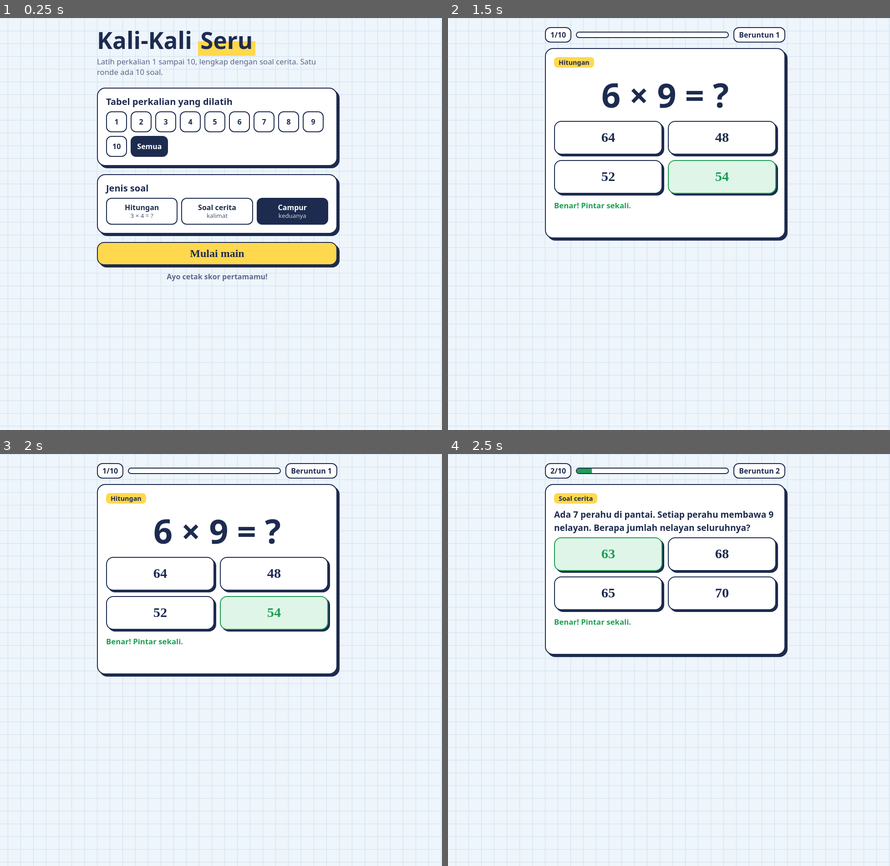
Above: before the commit, frames 1-4 (two rows, left to right).
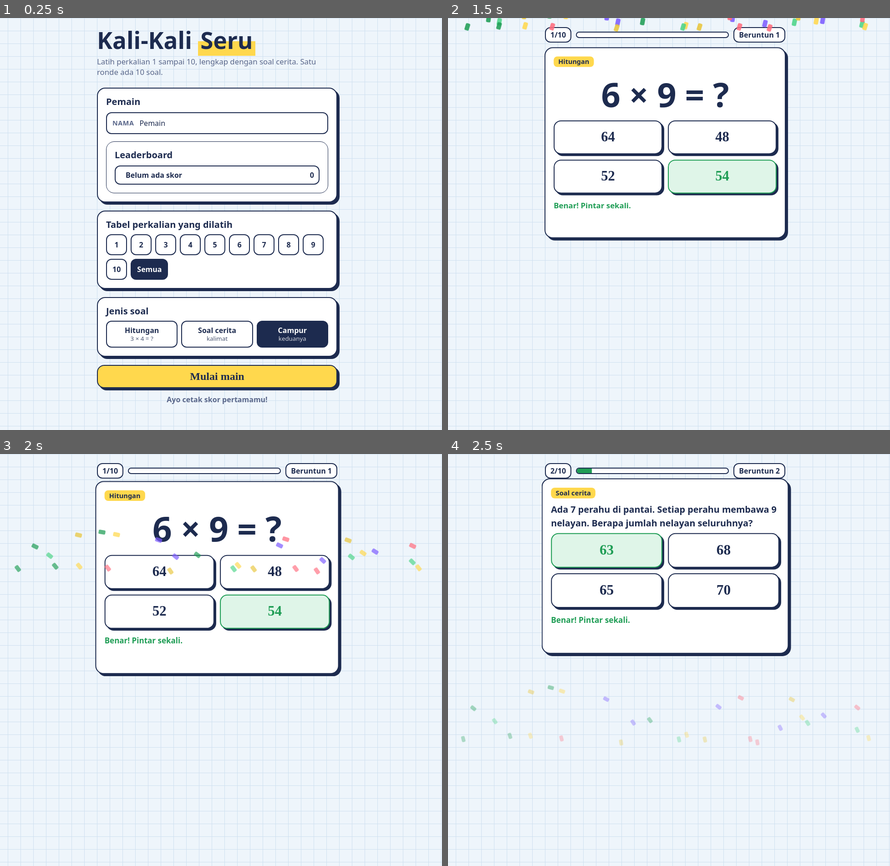
Above: after the commit, the same moments.

Repository: smpnsatapsusukan-hub/gamebuatkannazganteng
Game: browser game, page index.html
Same seed, same stepped clock (60 frames per second), same inputs: the game is played once before the commit and once after it.
Inputs:
- Up to frame 1 (0.25 s): no input
- Up to frame 2 (1.5 s): click "Mulai main" at 0.27 s; click "54" at 1.27 s
- Up to frame 3 (2 s): no input
- Up to frame 4 (2.5 s): click "63" at 2.47 s

The runs differ from the first frame. In frame 1, 15% of the frame differs, in the area x 21-77%, y 19-94%; in frame 2, 2.0%; in frame 3, 4.1%; in frame 4, 6.3%.

Commit message:
Add educational game with sound effects, celebration animations, and leaderboard

Diff:
--- a/index.html
+++ b/index.html
@@ -14,29 +14,33 @@
 <title>Kali-Kali Seru: Latihan Perkalian</title>
 <link href="https://fonts.googleapis.com/css2?family=Baloo+2:wght@600;800&family=Nunito:wght@500;700&display=swap" rel="stylesheet">
 <style>
-:root{--bg:#eef5fb;--grid:#cfe0f0;--ink:#1d2b4f;--card:#fff;--muted:#5a678a;--ok:#1f9d55;--okbg:#dff5e8;--bad:#d6293e;--badbg:#fde4e7;--hl:#ffd84d;--line:#b9cde3;
-box-sizing:border-box;padding-top:env(safe-area-inset-top,0px);padding-bottom:env(safe-area-inset-bottom,0px)}
-@media (prefers-color-scheme:dark){:root:not([data-theme="light"]){--bg:#141b2e;--grid:#1f2a45;--ink:#eaf0ff;--card:#1d2742;--muted:#9fb0d6;--ok:#4cd488;--okbg:#17382b;--bad:#ff6b7d;--badbg:#401a24;--hl:#e8c53a;--line:#33436b}}
-:root[data-theme="dark"]{--bg:#141b2e;--grid:#1f2a45;--ink:#eaf0ff;--card:#1d2742;--muted:#9fb0d6;--ok:#4cd488;--okbg:#17382b;--bad:#ff6b7d;--badbg:#401a24;--hl:#e8c53a;--line:#33436b}
+:root{
+  --bg:#eef5fb;--grid:#cfe0f0;--ink:#1d2b4f;--card:#fff;--muted:#5a678a;--ok:#1f9d55;--okbg:#dff5e8;--bad:#d6293e;--badbg:#fde4e7;--hl:#ffd84d;--line:#b9cde3;--accent:#7c5cff;
+  box-sizing:border-box;padding-top:env(safe-area-inset-top,0px);padding-bottom:env(safe-area-inset-bottom,0px)
+}
+@media (prefers-color-scheme:dark){:root:not([data-theme="light"]){--bg:#141b2e;--grid:#1f2a45;--ink:#eaf0ff;--card:#1d2742;--muted:#9fb0d6;--ok:#4cd488;--okbg:#17382b;--bad:#ff6b7d;--badbg:#401a24;--hl:#e8c53a;--line:#33436b;--accent:#9f8cff}}
+:root[data-theme="dark"]{--bg:#141b2e;--grid:#1f2a45;--ink:#eaf0ff;--card:#1d2742;--muted:#9fb0d6;--ok:#4cd488;--okbg:#17382b;--bad:#ff6b7d;--badbg:#401a24;--hl:#e8c53a;--line:#33436b;--accent:#9f8cff}
 *{box-sizing:border-box}
 html{scroll-padding-top:env(safe-area-inset-top,0px)}
 body{margin:0;min-height:100vh;font-family:'Nunito',system-ui,sans-serif;color:var(--ink);background-color:var(--bg);
-background-image:linear-gradient(var(--grid) 1px,transparent 1px),linear-gradient(90deg,var(--grid) 1px,transparent 1px);background-size:28px 28px}
+background-image:linear-gradient(var(--grid) 1px,transparent 1px),linear-gradient(90deg,var(--grid) 1px,transparent 1px);background-size:28px 28px;overflow-x:hidden}
 main{max-width:560px;margin:0 auto;padding:20px 16px 40px}
 h1,h2,.big{font-family:'Baloo 2',system-ui,sans-serif;margin:0;line-height:1.1}
 h1{font-size:clamp(2.2rem,9vw,3.2rem);font-weight:800}
 h1 span{background:linear-gradient(transparent 55%,var(--hl) 55%);padding:0 .1em}
 .sub{color:var(--muted);margin:.5rem 0 1.4rem;font-size:1.05rem}
-.card{background:var(--card);border:2px solid var(--ink);border-radius:18px;padding:18px;box-shadow:5px 5px 0 var(--ink);margin-bottom:18px}
+.card{background:var(--card);border:2px solid var(--ink);border-radius:18px;padding:18px;box-shadow:5px 5px 0 var(--ink);margin-bottom:18px;position:relative;overflow:hidden}
 .card h2{font-size:1.25rem;margin-bottom:10px}
 .chips{display:flex;flex-wrap:wrap;gap:8px}
-.chip,.seg button{font:inherit;font-weight:700;border:2px solid var(--ink);background:var(--card);color:var(--ink);border-radius:12px;min-width:46px;height:46px;padding:0 12px;cursor:pointer}
+.chip,.seg button{font:inherit;font-weight:700;border:2px solid var(--ink);background:var(--card);color:var(--ink);border-radius:12px;min-width:46px;height:46px;padding:0 12px;cursor:pointer;transition:transform .1s ease, background .2s ease;}
+.chip:active,.seg button:active,.opt:active:not(:disabled),.go:active{transform:translate(2px,2px)}
 .chip[aria-pressed="true"],.seg button[aria-pressed="true"]{background:var(--ink);color:var(--card)}
 .seg{display:grid;grid-template-columns:repeat(3,1fr);gap:8px}
 .seg button{height:auto;padding:10px 6px;line-height:1.2}
 .seg small{display:block;font-weight:500;opacity:.8}
 button:focus-visible{outline:3px solid var(--hl);outline-offset:2px}
 .go{width:100%;font-family:'Baloo 2';font-size:1.5rem;font-weight:800;border:2px solid var(--ink);background:var(--hl);color:#1d2b4f;border-radius:16px;padding:10px;cursor:pointer;box-shadow:5px 5px 0 var(--ink);transition:transform .08s ease,box-shadow .08s ease}
+.go.alt{background:var(--card);color:var(--ink)}
 .go:active{transform:translate(3px,3px);box-shadow:2px 2px 0 var(--ink)}
 .best{text-align:center;color:var(--muted);margin-top:14px;font-weight:700}
 .hud{display:flex;justify-content:space-between;align-items:center;gap:10px;margin-bottom:12px;font-weight:700}
@@ -62,17 +66,42 @@
 .weak{display:flex;flex-wrap:wrap;gap:8px;margin-top:8px}
 .weak span{border:2px solid var(--bad);color:var(--bad);border-radius:10px;padding:4px 10px;font-weight:700;background:var(--badbg)}
 .row{display:flex;gap:10px}.row .go{font-size:1.2rem;box-shadow:4px 4px 0 var(--ink)}
-.alt{background:var(--card);color:var(--ink)}
 .hide{display:none!important}
+.field{display:flex;align-items:center;gap:10px;margin:12px 0 16px;border:2px solid var(--ink);border-radius:12px;padding:10px 12px;background:var(--card)}
+.field input{flex:1;border:none;background:transparent;font:inherit;color:var(--ink);font-size:1rem;outline:none}
+.field label{font-weight:800;font-size:.9rem;letter-spacing:.04em;text-transform:uppercase;color:var(--muted)}
+.leaderboard{list-style:none;padding:0;margin:12px 0 0;display:flex;flex-direction:column;gap:8px}
+.leaderboard li{display:flex;justify-content:space-between;align-items:center;padding:8px 10px;border:2px solid var(--ink);border-radius:12px;background:rgba(255,255,255,.18)}
+.rank{font-weight:800;background:var(--hl);color:#1d2b4f;border-radius:8px;padding:4px 8px;min-width:32px;text-align:center}
+.name{font-weight:700;flex:1;margin:0 12px}
+.score-pill{font-weight:800;color:var(--ink)}
+.confetti-layer{position:fixed;inset:0;pointer-events:none;overflow:hidden;z-index:20}
+.confetti{position:absolute;top:-20px;width:10px;height:16px;border-radius:3px;opacity:.9;animation:fall 1.6s ease-in forwards}
+@keyframes fall{0%{transform:translate3d(0,0,0) rotate(0deg) scale(1)}100%{transform:translate3d(var(--dx), 110vh, 0) rotate(540deg) scale(.7);opacity:0}}
+@keyframes floatBreathe{0%,100%{transform:translateY(0) scale(1)}50%{transform:translateY(-8px) scale(1.03)}}
+.pulse{animation:floatBreathe 1.4s ease-in-out infinite}
 @media (prefers-reduced-motion:reduce){*{animation:none!important;transition:none!important}}
 </style>
 </head>
 <body>
+<div id="confettiLayer" class="confetti-layer" aria-hidden="true"></div>
 <main>
 
 <section id="home">
   <h1>Kali-Kali <span>Seru</span></h1>
   <p class="sub">Latih perkalian 1 sampai 10, lengkap dengan soal cerita. Satu ronde ada 10 soal.</p>
+
+  <div class="card">
+    <h2>Pemain</h2>
+    <div class="field">
+      <label for="playerName">Nama</label>
+      <input id="playerName" maxlength="18" placeholder="Masukkan namamu" value="Pemain">
+    </div>
+    <div class="card" style="margin:0;border-width:1px;box-shadow:none;">
+      <h2 style="margin-bottom:10px;">Leaderboard</h2>
+      <ul id="leaderboard" class="leaderboard"></ul>
+    </div>
+  </div>
 
   <div class="card">
     <h2>Tabel perkalian yang dilatih</h2>
@@ -99,7 +128,7 @@
     <div class="bar"><i id="prog"></i></div>
     <span class="pill" id="streak">Beruntun 0</span>
   </div>
-  <div class="card">
+  <div class="card pulse">
     <span class="tag" id="tag">Hitungan</span>
     <div id="qbox"></div>
     <div class="opts" id="opts"></div>
@@ -131,7 +160,12 @@
 const R=(a,b)=>Math.floor(Math.random()*(b-a+1))+a;
 const shuffle=a=>{for(let i=a.length-1;i>0;i--){const j=R(0,i);[a[i],a[j]]=[a[j],a[i]]}return a};
 
-// Template soal cerita: a = banyak kelompok, b = isi tiap kelompok
+const LEADERBOARD_KEY='kali-seru-leaderboard';
+const BEST_KEY='kali-seru-best';
+const S={tables:new Set(),mode:'mix',qs:[],i:0,score:0,streak:0,wrong:[],locked:false};
+let deferredPrompt = null;
+let audioCtx = null;
+
 const STORIES=[
   (a,b)=>`Ibu membeli ${a} kantong jeruk. Setiap kantong berisi ${b} buah jeruk. Berapa jumlah jeruk seluruhnya?`,
   (a,b)=>`Di kelas ada ${a} baris meja. Setiap baris terdiri dari ${b} meja. Berapa banyak meja di kelas itu?`,
@@ -147,11 +181,97 @@
   (a,b)=>`Pak Tani menanam ${a} baris jagung. Setiap baris ada ${b} batang jagung. Berapa batang jagung yang ia tanam?`
 ];
 
-const S={tables:new Set(),mode:'mix',qs:[],i:0,score:0,streak:0,wrong:[],locked:false};
-let bestKey='kali-seru-best';
-let deferredPrompt = null;
-
-// Beranda
+function getLeaderBoard(){
+  try {
+    const raw = JSON.parse(localStorage.getItem(LEADERBOARD_KEY) || '[]');
+    return Array.isArray(raw) ? raw : [];
+  } catch {
+    return [];
+  }
+}
+
+function saveLeaderboard(entry){
+  const data = getLeaderBoard();
+  data.push(entry);
+  data.sort((a,b)=>b.score-a.score || a.name.localeCompare(b.name));
+  const trimmed = data.slice(0,5);
+  localStorage.setItem(LEADERBOARD_KEY, JSON.stringify(trimmed));
+  renderLeaderboard();
+}
+
+function renderLeaderboard(){
+  const list = $('leaderboard');
+  const rows = getLeaderBoard();
+  if (!rows.length) {
+    list.innerHTML = '<li><span class="name">Belum ada skor</span><span class="score-pill">0</span></li>';
+    return;
+  }
+  list.innerHTML = rows.map((row,index)=>`
+    <li>
+      <span class="rank">${index+1}</span>
+      <span class="name">${escapeHtml(row.name)}</span>
+      <span class="score-pill">${row.score}/10</span>
+    </li>
+  `).join('');
+}
+
+function escapeHtml(str=''){
+  return String(str)
+    .replace(/&/g,'&amp;')
+    .replace(/</g,'&lt;')
+    .replace(/>/g,'&gt;')
+    .replace(/"/g,'&quot;')
+    .replace(/'/g,'&#039;');
+}
+
+function ensureAudio(){
+  if (!audioCtx) {
+    const AudioCtx = window.AudioContext || window.webkitAudioContext;
+    if (AudioCtx) audioCtx = new AudioCtx();
+  }
+  if (audioCtx && audioCtx.state === 'suspended') audioCtx.resume();
+}
+
+function playTone(freq, duration, type='sine', volume=0.06){
+  ensureAudio();
+  if (!audioCtx) return;
+  const osc = audioCtx.createOscillator();
+  const gain = audioCtx.createGain();
+  osc.type = type;
+  osc.frequency.value = freq;
+  gain.gain.value = volume;
+  osc.connect(gain);
+  gain.connect(audioCtx.destination);
+  osc.start();
+  gain.gain.setValueAtTime(volume, audioCtx.currentTime);
+  gain.gain.exponentialRampToValueAtTime(0.001, audioCtx.currentTime + duration);
+  osc.stop(audioCtx.currentTime + duration);
+}
+
+function playCorrect(){
+  playTone(740, 0.12, 'triangle', 0.08);
+  setTimeout(()=>playTone(930, 0.12, 'triangle', 0.07), 90);
+}
+
+function playWrong(){
+  playTone(180, 0.2, 'sawtooth', 0.06);
+}
+
+function burstConfetti(){
+  const layer = $('confettiLayer');
+  for (let i = 0; i < 28; i++) {
+    const dot = document.createElement('span');
+    dot.className = 'confetti';
+    const colors = ['#ffd84d', '#7c5cff', '#1f9d55', '#ff6b7d', '#4cd488', '#e8c53a'];
+    dot.style.background = colors[i % colors.length];
+    dot.style.left = (Math.random() * 80 + 10) + 'vw';
+    dot.style.setProperty('--dx', (Math.random() * 120 - 60) + 'px');
+    dot.style.animationDelay = (Math.random() * 0.15) + 's';
+    layer.appendChild(dot);
+    setTimeout(()=>dot.remove(), 1800);
+  }
+}
+
 const chips=$('chips');
 [...Array(10)].forEach((_,k)=>{const b=document.createElement('button');b.className='chip';b.textContent=k+1;b.setAttribute('aria-pressed','false');b.onclick=()=>{toggle(k+1)};chips.appendChild(b)});
 const all=document.createElement('button');all.className='chip';all.textContent='Semua';all.setAttribute('aria-pressed','true');chips.appendChild(all);
@@ -159,8 +279,7 @@
 function toggle(n){S.tables.has(n)?S.tables.delete(n):S.tables.add(n);sync()}
 function sync(){[...chips.children].slice(0,10).forEach((c,k)=>c.setAttribute('aria-pressed',S.tables.has(k+1)));all.setAttribute('aria-pressed',S.tables.size===0)}
 $('modes').onclick=e=>{const b=e.target.closest('button');if(!b)return;S.mode=b.dataset.m;[...$('modes').children].forEach(x=>x.setAttribute('aria-pressed',x===b))};
-function showBest(){let v=null;try{v=localStorage.getItem(bestKey)}catch(e){}$('best').textContent=v?`Skor terbaik: ${v}/10`:'Ayo cetak skor pertamamu!'}
-
+function showBest(){let v=null;try{v=localStorage.getItem(BEST_KEY)}catch(e){}$('best').textContent=v?`Skor terbaik: ${v}/10`:'Ayo cetak skor pertamamu!'}
 function show(id){['home','play','end'].forEach(s=>$(s).classList.toggle('hide',s!==id));window.scrollTo(0,0)}
 
 function build(){
@@ -171,7 +290,6 @@
     const a=pool[R(0,pool.length-1)],b=R(1,10);
     const key=a+'x'+b;if(seen.has(key)&&guard<150)continue;seen.add(key);
     const story=S.mode==='story'||(S.mode==='mix'&&qs.length%2===1);
-    // acak urutan faktor agar tidak selalu sama
     const [x,y]=Math.random()<.5?[a,b]:[b,a];
     qs.push({a:x,b:y,story,t:STORIES[R(0,STORIES.length-1)]});
   }
@@ -204,12 +322,14 @@
   const fb=$('fb');
   if(v===c){
     S.score++;S.streak++;
+    playCorrect();
+    burstConfetti();
     fb.className='fb ok';
     fb.textContent=S.streak>=3?`Benar! ${S.streak} jawaban beruntun, hebat!`:'Benar! Pintar sekali.';
     $('streak').textContent=`Beruntun ${S.streak}`;
     setTimeout(advance,1000);
   }else{
-    btn.classList.add('bad');S.streak=0;
+    btn.classList.add('bad');S.streak=0;playWrong();
     S.wrong.push(`${q.a} × ${q.b}`);
     fb.className='fb bad';
     fb.textContent=`Belum tepat. ${q.a} × ${q.b} = ${c}. Coba ingat: ${q.a} dikali ${q.b} berarti ${q.b} kelompok yang berisi ${q.a}, atau sebaliknya.`;
@@ -231,10 +351,14 @@
   const u=[...new Set(S.wrong)];
   $('weakbox').classList.toggle('hide',!u.length);
   $('weak').innerHTML='';u.forEach(w=>{const e=document.createElement('span');e.textContent=w;$('weak').appendChild(e)});
-  try{const old=+localStorage.getItem(bestKey)||0;if(s>old)localStorage.setItem(bestKey,s)}catch(e){}
+  try{const old=+localStorage.getItem(BEST_KEY)||0;if(s>old)localStorage.setItem(BEST_KEY,s)}catch(e){}
+  const name = $('playerName').value.trim() || 'Pemain';
+  saveLeaderboard({name, score:s});
+  if (s >= 7) burstConfetti();
   show('end');
 }
 function start(){
+  ensureAudio();
   Object.assign(S,{qs:build(),i:0,score:0,streak:0,wrong:[]});
   show('play');render();
 }
@@ -260,6 +384,7 @@
 $('start').onclick=start;$('again').onclick=start;$('next').onclick=advance;
 $('menu').onclick=()=>{showBest();show('home')};
 if('serviceWorker' in navigator){window.addEventListener('load',()=>navigator.serviceWorker.register('sw.js').catch(()=>{}))}
+renderLeaderboard();
 showBest();
 </script>
 </body>
